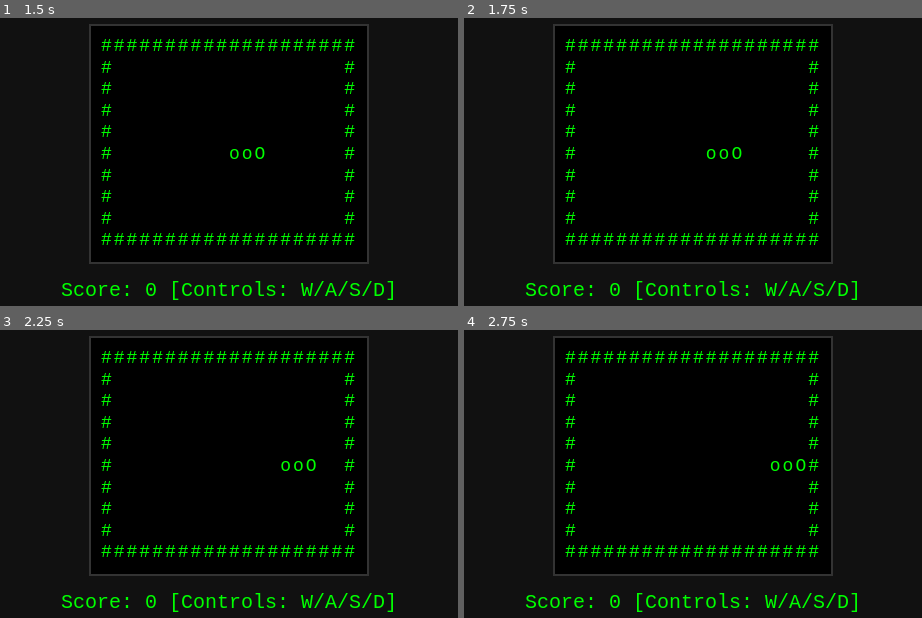
Above: before the commit, frames 1-4 (two rows, left to right).
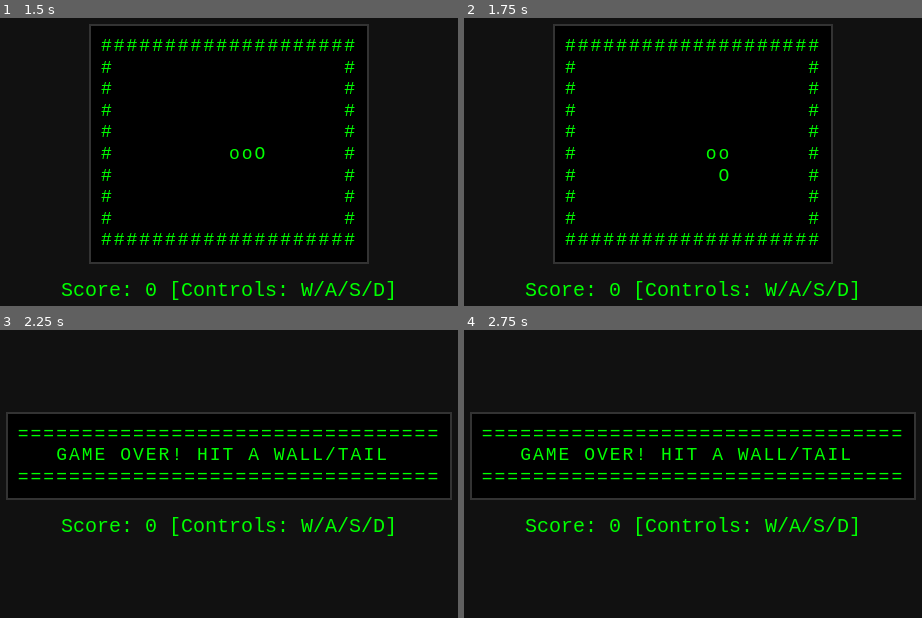
Above: after the commit, the same moments.

Repository: panditvedanti-sys/snake-arcade-game-
Game: browser game, page index.html
Same seed, same stepped clock (60 frames per second), same inputs: the game is played once before the commit and once after it.
Inputs:
- Up to frame 1 (1.5 s): hold Right from 1.03 s (still down); tap Space at 1.1 s
- Up to frame 2 (1.75 s): release Right at 1.53 s; hold Down from 1.58 s (still down); tap Space at 1.6 s
- Up to frame 3 (2.25 s): release Down at 1.85 s; hold Left from 1.9 s (still down); tap Space at 2.1 s
- Up to frame 4 (2.75 s): release Left at 2.47 s; tap D at 2.52 s; hold Up from 2.52 s (still down); tap Space at 2.6 s

Frame 1 is identical in both runs. In frame 2, 0.1% of the frame differs, in the area x 55-61%, y 44-57%; in frame 3, 11%; in frame 4, 11%, in the area x 1-99%, y 2-98%.
Error before the commit: TypeError: e.toLowerCase is not a function

Commit message:
Fix HTML encoding issues in index.html

Diff:
--- a/index.html
+++ b/index.html
@@ -35,6 +35,7 @@
         <div id="terminal"></div>
         <div id="scoreboard">Score: 0 [Controls: W/A/S/D]</div>
         <script>
+            window.focus();
             const WIDTH = 20;
             const HEIGHT = 10;
             const WALL_CHAR = '#';
@@ -184,13 +185,16 @@
 
                 startGameLoop()
                 {
-                    window.addEventListener("keydown", (e) =>
-                    {
-                        const key = e.toLowerCase();
-                        if (key === 'w') this.snake.changeDirection(0, -1);
-                        if (key === 's') this.snake.changeDirection(0, 1);
-                        if (key === 'a') this.snake.changeDirection(-1, 0);
-                        if (key === 'd') this.snake.changeDirection(1, 0);
+                    window.addEventListener("keydown", (e) => {
+                        const key = e.key.toLowerCase();
+                        if (["w", "s", "a", "d", "arrowup", "arrowdown", "arrowleft", "arrowright"].includes(key)) {
+                            e.preventDefault();
+                        }
+                        if (key === 'w' || key === 'arrowup') this.snake.changeDirection(0, -1);
+                        if (key === 's' || key === 'arrowdown') this.snake.changeDirection(0, 1);
+                        if (key === 'a' || key === 'arrowleft') this.snake.changeDirection(-1, 0);
+                        if (key === 'd' || key === 'arrowright') this.snake.changeDirection(1, 0);
+
                     });
                     this.gameInterval = setInterval(() =>
                 {
